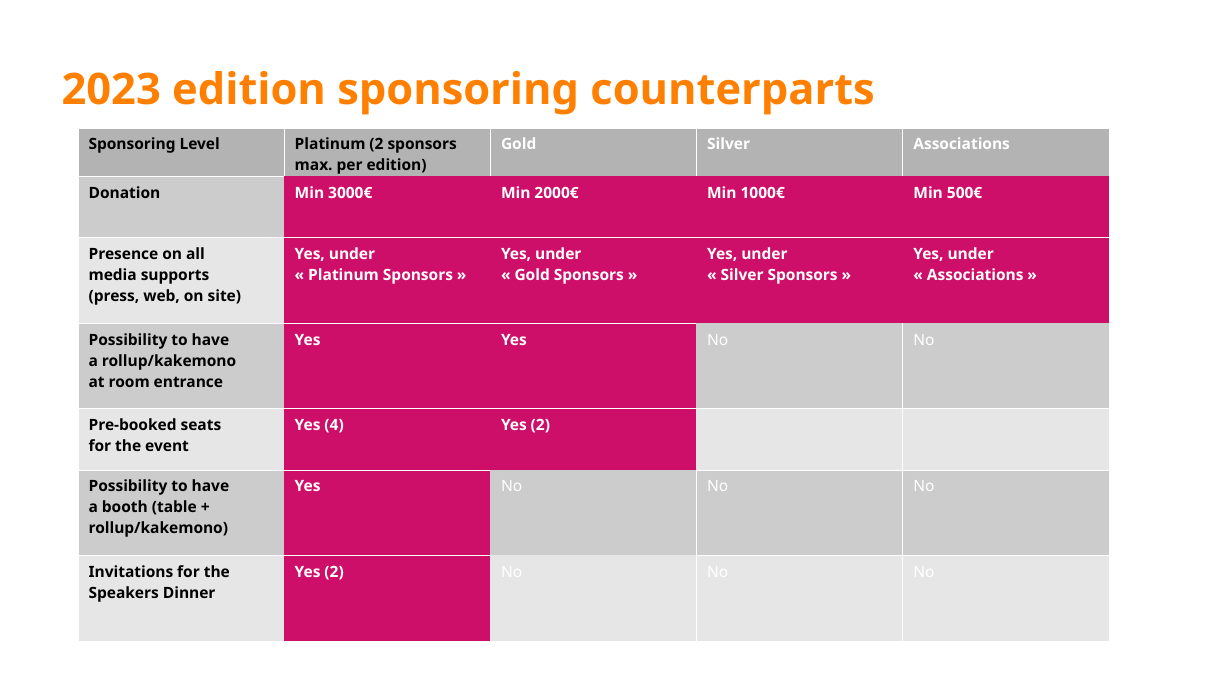
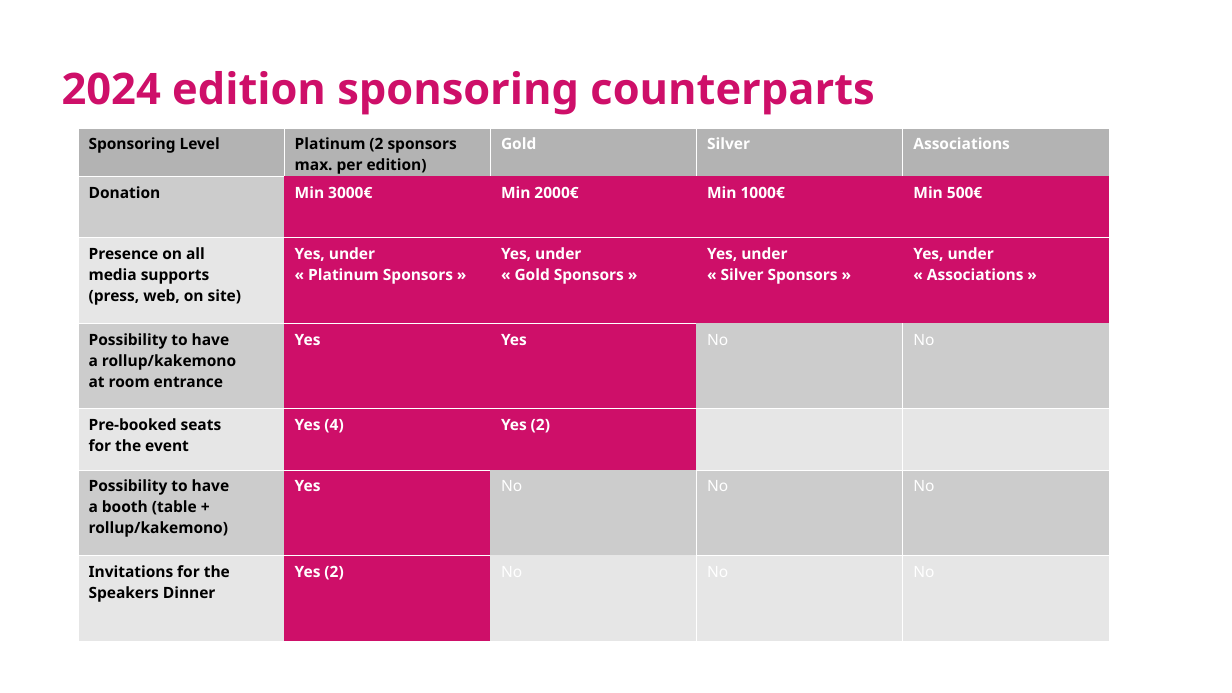
Before and after one commit to pass-the-salt/2024-communication, a slide deck: slide 6 of sponsoring/sponsoring-brochure-EN-2024.odp. Drawn at 1232x693 pixels with LibreOffice and Linux fonts; fonts in the diff are those of the drawing; background and template pictures are left out. Boxes give left, top, right and bottom in pixels: in the first picture for what was removed or moved away, otherwise in the second. Text is boxed around its words. In the diff, an @@ line names an element or a change of style, - is before the commit and + after.

```diff
--- a/sponsoring/sponsoring-brochure-EN-2024.odp
+++ b/sponsoring/sponsoring-brochure-EN-2024.odp
@@ title at (62, 71, 874, 115): text changed; text colour #FF8000 to #CE0F69 @@
-2023 edition sponsoring counterparts
+2024 edition sponsoring counterparts
```
Also in this commit, not shown: 10 other files.
